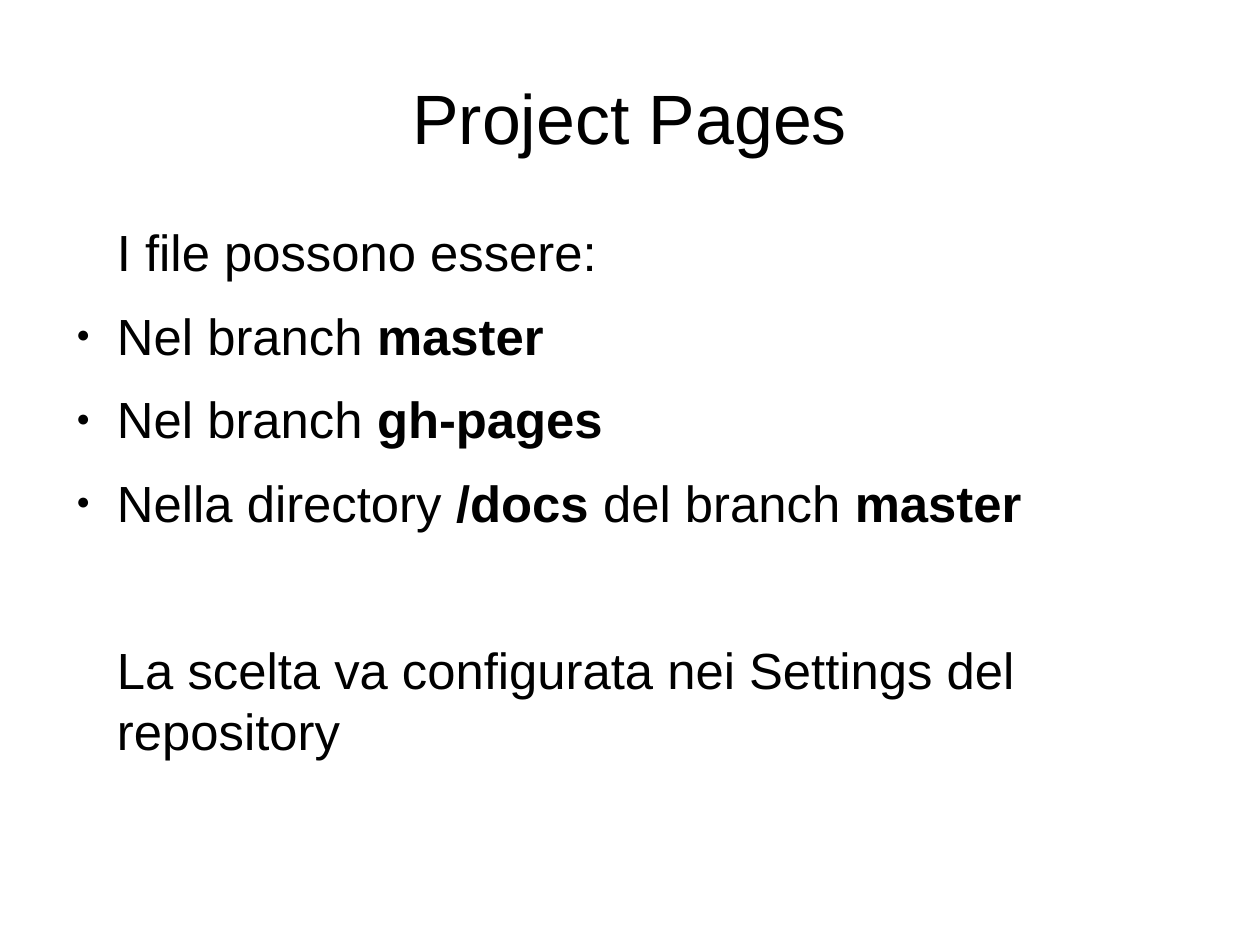
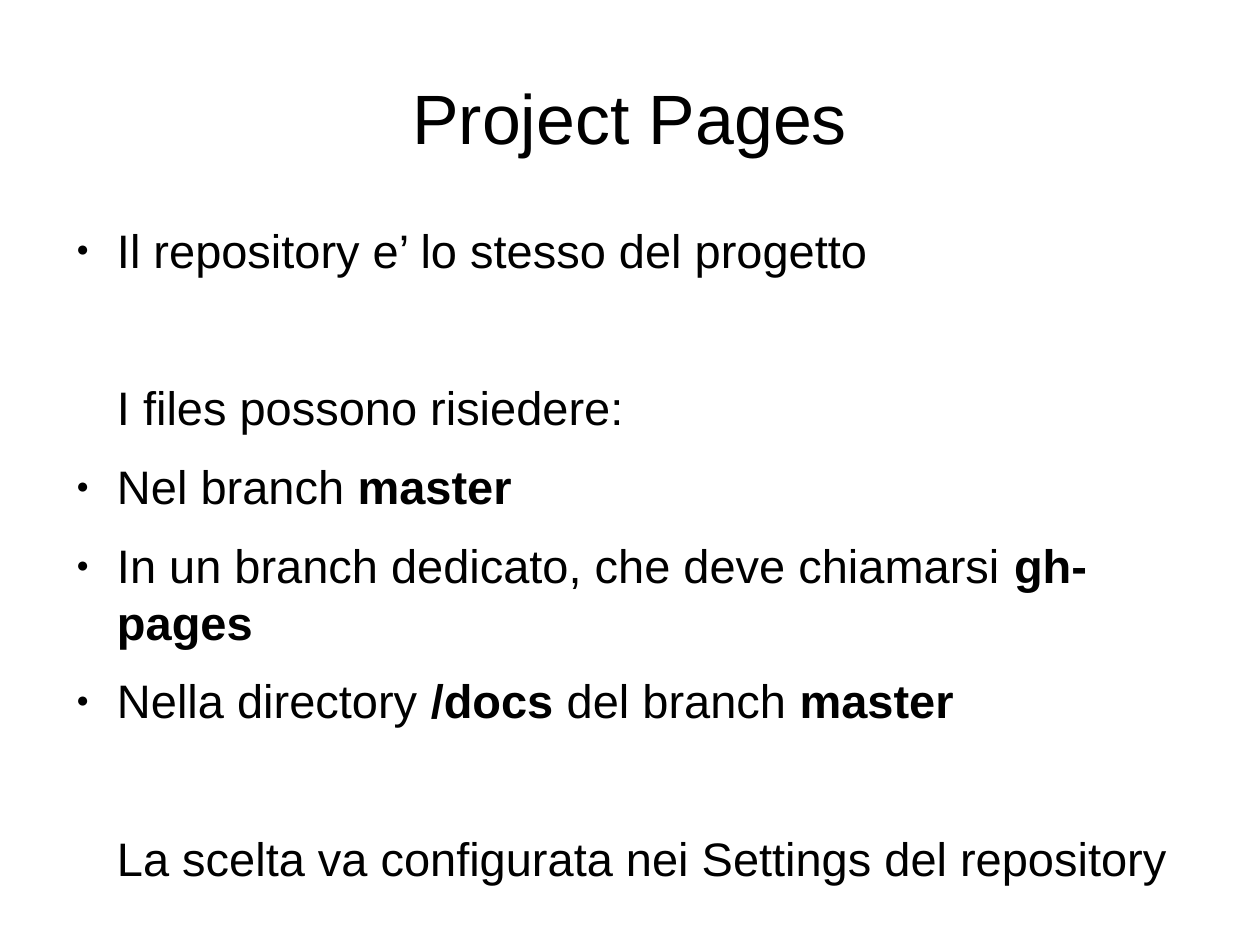
Before and after one commit to lucamariani/corso_diapositive, a slide deck: slide 7 of github.odp. Drawn at 1260x945 pixels with LibreOffice and Linux fonts; fonts in the diff are those of the drawing. Boxes give left, top, right and bottom in pixels: in the first picture for what was removed or moved away, otherwise in the second. Text is boxed around its words. In the diff, an @@ line names an element or a change of style, - is before the commit and + after.

```diff
--- a/github.odp
+++ b/github.odp
@@ text at bbox=[117, 234, 867, 434]: text changed; size 32 to 29.6 pt @@
-I file possono essere:
+● Il repository e’ lo stesso del progetto
+I files possono risiedere:
@@ text at bbox=[117, 470, 1166, 885]: size 32 to 29.6 pt in "Nel branch master", "Nella directory /docs del branch master", "La scelta va configurata nei Settings del ..." @@
@@ text at bbox=[117, 549, 1087, 649]: text changed; size 32 to 29.6 pt @@
-● Nel branch gh-pages
+● In un branch dedicato, che deve chiamarsi gh-pages
```
Also in this commit, not shown: 4 other slides changed, 1 other file.
